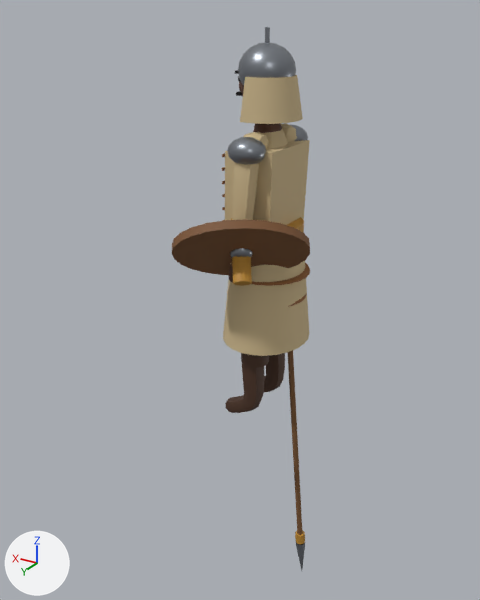
A saved change to the glTF model models/era1/afrika_nayzachi.glb.
Camera for both pictures: a 50 mm lens placed at (-1.429, 2.638, 1.911), pointed at (0.127, 0.045, 0.614). The axes (+X, +Y, +Z) are drawn at lower left. The lights are the same throughout. The picture after the commit comes second. Where no turn or scale is listed for an object, it has been applied to the vertices.

The older version as bpy lines, for what is in view:
```python
me_body = bpy.data.meshes.new('Body')
me_body.from_pydata(...)  # 1720 vertices, 3308 faces; spans x -0.21..0.21, y -0.28..0.28, z 0.01..1.86
me_body.materials.append(mat_coat)  # beige #c9b48a
me_body.materials.append(mat_skin)  # brown #5a3826
me_body.materials.append(mat_boots)  # brown #4a3020
me_body.materials.append(mat_trouser)  # beige #d8cba8
me_body.materials.append(mat_eye)  # black #151515
me_body.materials.append(mat_beard)  # black #141010
me_body.materials.append(mat_metal)  # grey #8a8f96
me_body.materials.append(mat_coattrim)  # brown #8a5a2e
me_body.materials.append(mat_teamcolor)  # orange #b8862e
me_body.materials.append(mat_gold)  # yellow #c9a03a
me_body.materials.append(mat_leather)  # brown #7a5230
me_shield = bpy.data.meshes.new('Shield')
me_shield.from_pydata(...)  # 150 vertices, 288 faces; spans x -0.27..0.27, y -0.223..0.223, z -0.176..0.176
# faces by material slot: [92, 28, 168]
me_shield.materials.append(mat_leather)  # brown #7a5230
me_shield.materials.append(mat_teamcolor)  # orange #b8862e
me_shield.materials.append(mat_metal)  # grey #8a8f96
me_spear = bpy.data.meshes.new('Spear')
me_spear.from_pydata(...)  # 44 vertices, 76 faces; spans x -0.14..0.13, y -0.03..0.03, z -1.49..1.3
# faces by material slot: [28, 20, 28]
me_spear.materials.append(mat_wood)  # brown #7a5532
me_spear.materials.append(mat_metal)  # grey #8a8f96
me_spear.materials.append(mat_teamcolor)  # orange #b8862e
ob_body = bpy.data.objects.new('Body', me_body)
ob_body.location = (0.0, 0.0, 0.0)
ob_shield = bpy.data.objects.new('Shield', me_shield)
ob_shield.location = (-0.022, 0.282, 0.973)
ob_spear = bpy.data.objects.new('Spear', me_spear)
ob_spear.location = (-0.018, -0.24, 0.242)
```
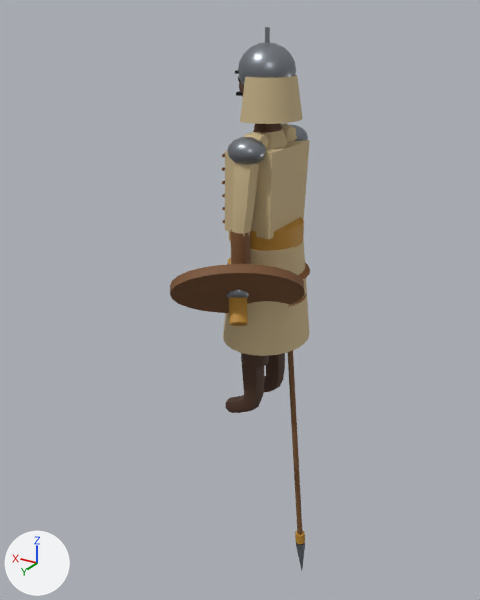
Changed parts and their boxes (x1, y1, x2, y2) in the pictures (480 x 600 px):
'Shield', moved
    before: (172, 218, 310, 286)
    after: (170, 258, 305, 326)

The change in detail:
Object 'Shield' (ob_shield) moves from (-0.022, 0.282, 0.973) to (-0.006, 0.288, 0.78).
